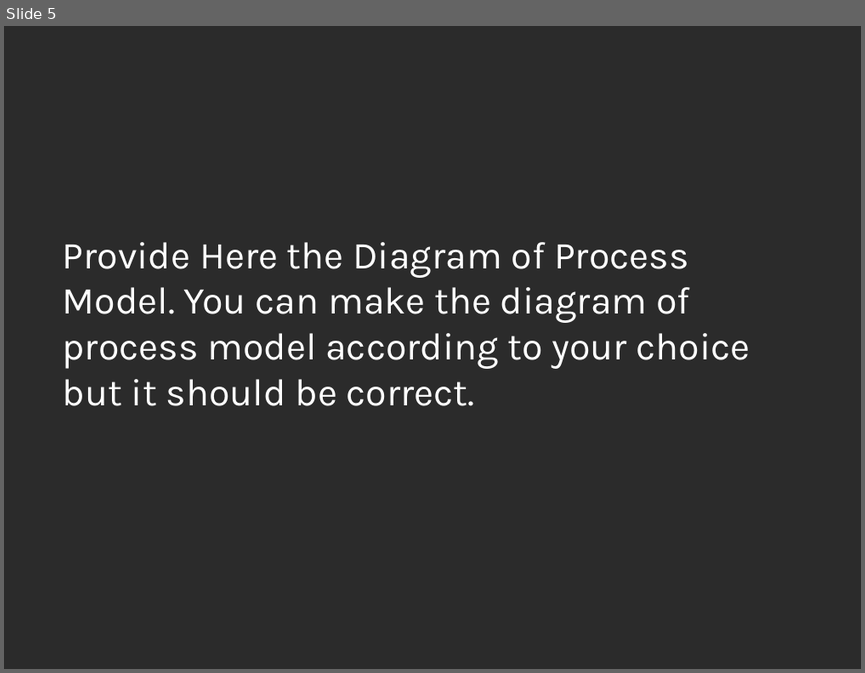
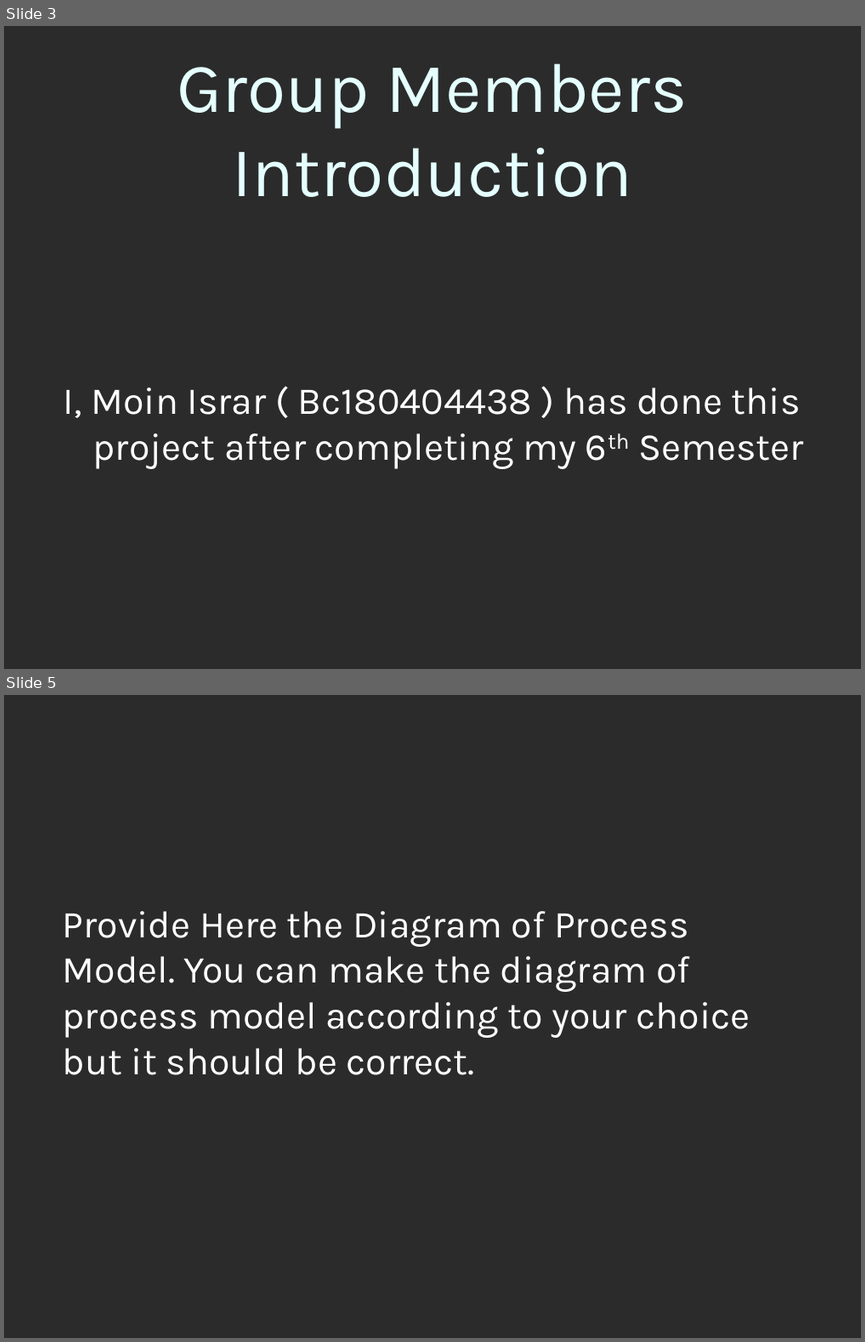
Before and after one commit to afraz-malik/faculty-directory, a slide deck: 5. Final Deliverable/5. Final Delieverable/3-SamplePresentation.ppt. Shown one above the other, each under a label of ours: slide 5 before the commit, slides 3 and 5 after it; the slides between them are not shown. The pictures are 865x673 and 865x1342 pixels, drawn with LibreOffice and Linux fonts; fonts in the diff are those of the drawing; background and template pictures are left out; a plain dark background stands for a picture behind light text. Boxes give left, top, right and bottom in pixels: in the first picture for what was removed or moved away, otherwise in the second. Text is boxed around its words. In the diff, an @@ line names an element or a change of style, - is before the commit and + after.

```diff
--- a/5. Final Deliverable/5. Final Delieverable/3-SamplePresentation.ppt
+++ b/5. Final Deliverable/5. Final Delieverable/3-SamplePresentation.ppt
@@ slide 3 added at (4, 26, 861, 669), background picture (left out) @@
@@ title added at (177, 63, 687, 197), 59 pt, text #E5FFFF @@
+Group Members Introduction
@@ text added at (64, 387, 804, 469), 32 pt, text #FFFFFF @@
+I, Moin Israr ( Bc180404438 ) has done this project after completing my 6th Semester
```
Also in this commit, not shown: 1 slide changed, 20 other slides added, 7 slides removed, 3 other files.
